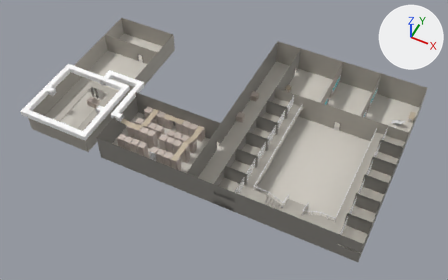
Renders of the FBX model Assets/Model/Room/Room_00/Room_00.fbx from each side of a commit.
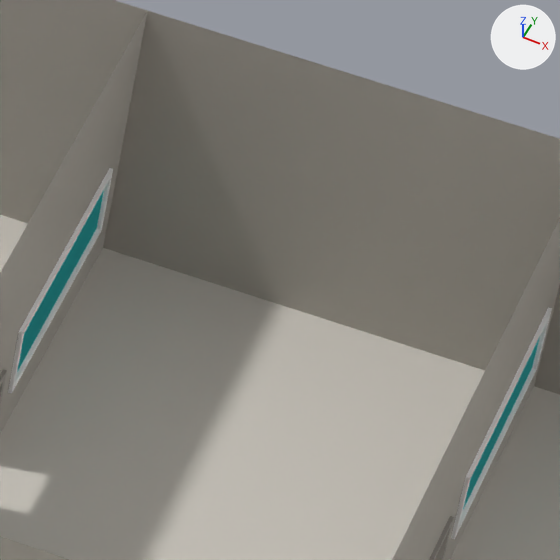
The first picture shows the older version from a camera (50 mm lens) standing at (4.68, -4.81, 6.74) and looking at (1.84, 0.86, -0.35). The close-ups show both versions on the part from 74% to 85% of the width and 22% to 39% of the height of that picture; other places that the commit changed are outside them. Every picture has the same lights, and +X, +Y and +Z are marked at upper right. Where no turn or scale is listed for an object, it has been applied to the vertices.

Objects in the first close-up: 'Floor_4', 'Glass_Control_Room_2', 'Glass_Control_Room_4', 'Wall', 'Wall.001', 'Wall.004', 'Wall_Extern_1', 'Window_2', 'Window_2.001'.
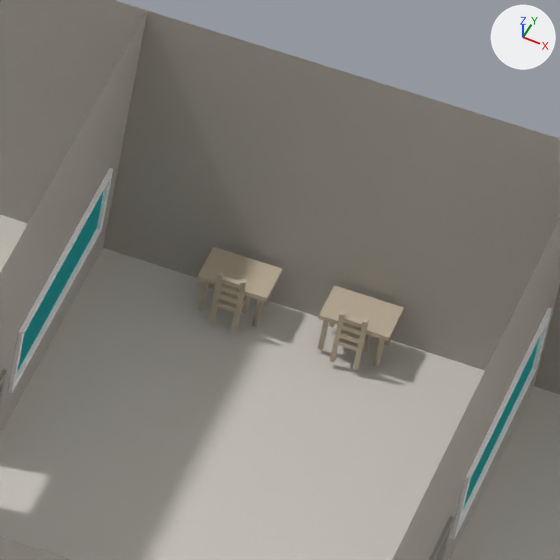
Where the newer file only moved an object's origin or applied its transform, the numbers keep the older frame.

What differs and where, as boxes [x1, y1, x2, y2] in the close-ups (560 x 560 px):
```json
{"object": "Control_Room_Tables", "change": "moved, turned", "after": [197, 247, 404, 370], "on screen": "not visible before"}
```

The change, as JSON lines over the scene's bpy script:
```json
{"op": "set", "path": "ob_control_room_tables.location", "old": "(2.42, 1.865, 0.054)", "new": "(3.35, 2.45, 0.054)"}
{"op": "set", "path": "ob_control_room_tables.rotation_euler", "old": "(1.571, 0.0, 0.0)", "new": "(1.571, 0.0, -1.571)", "note": "degrees (90, 0, 0) -> degrees (90, 0, -90)"}
```
